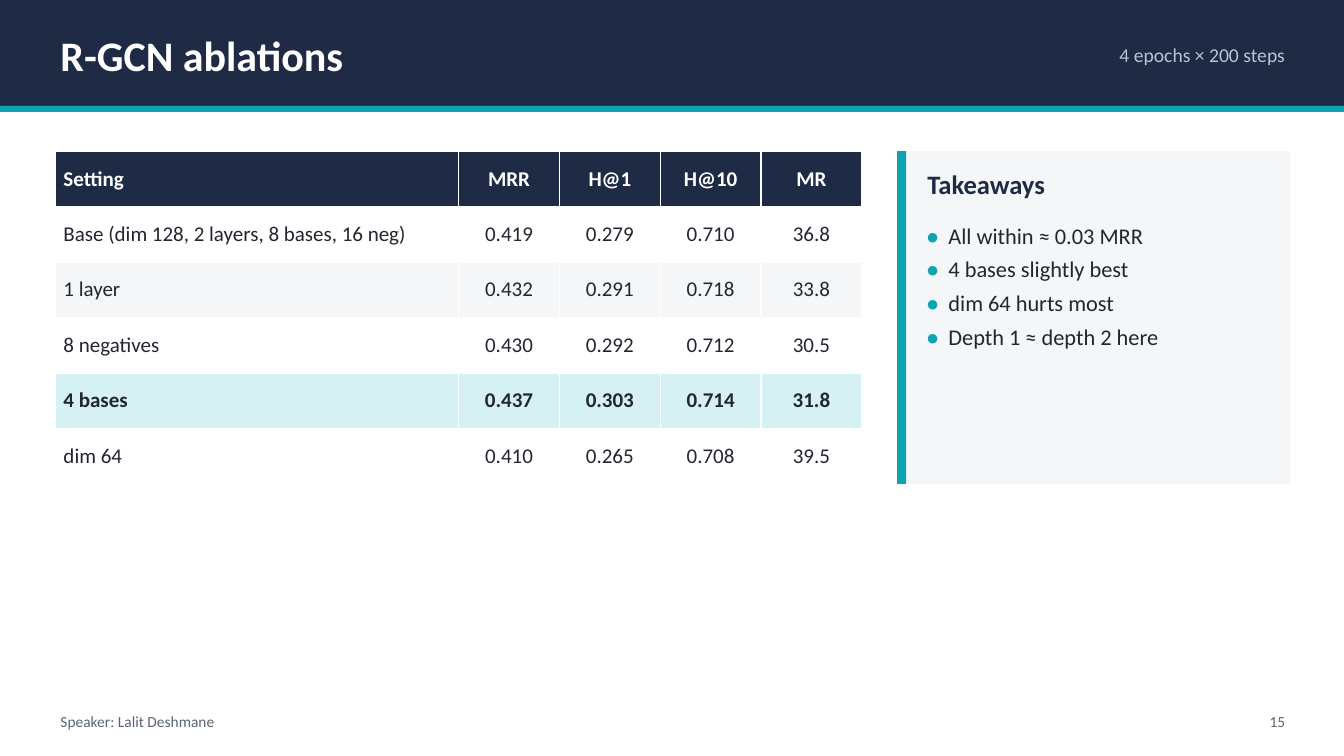
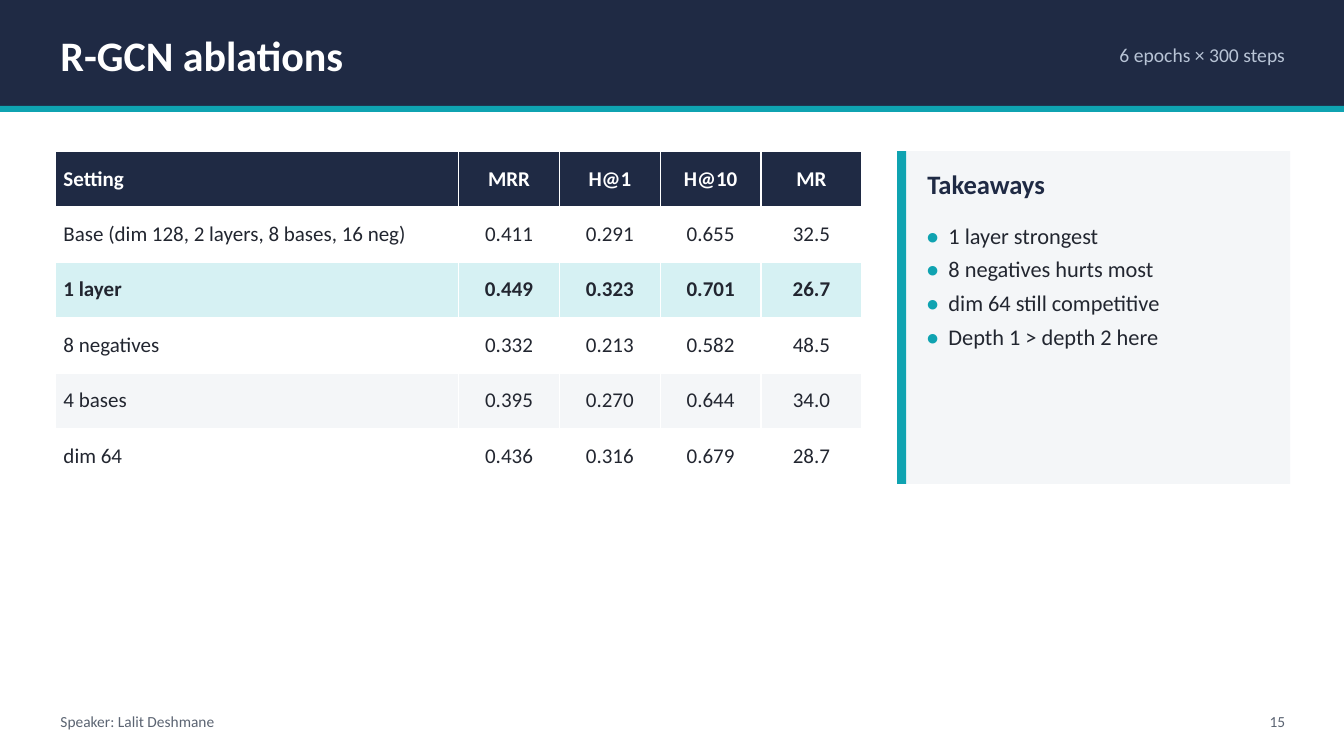
Before and after one commit to Charanponaganti/Knowledge-Graph-Completion-with-R-GCN-CompGCN, a slide deck: slide 15 of report/slides/kg_completion_presentation.pptx. Drawn at 1344x756 pixels with LibreOffice and Linux fonts; fonts in the diff are those of the drawing. Boxes give left, top, right and bottom in pixels: in the first picture for what was removed or moved away, otherwise in the second. Text is boxed around its words. In the diff, an @@ line names an element or a change of style, - is before the commit and + after.

```diff
--- a/report/slides/kg_completion_presentation.pptx
+++ b/report/slides/kg_completion_presentation.pptx
@@ text at (x1=1119, y1=48, x2=1285, y2=65): text changed @@
-4 epochs × 200 steps
+6 epochs × 300 steps
@@ table at (x1=55, y1=151, x2=862, y2=484) @@
-row 2: Base (dim 128, 2 layers, 8 bases, 16 neg) | 0.419 | 0.279 | 0.710 | 36.8
+row 2: Base (dim 128, 2 layers, 8 bases, 16 neg) | 0.411 | 0.291 | 0.655 | 32.5
-row 3: 1 layer | 0.432 | 0.291 | 0.718 | 33.8
+row 3: 1 layer | 0.449 | 0.323 | 0.701 | 26.7
-row 4: 8 negatives | 0.430 | 0.292 | 0.712 | 30.5
+row 4: 8 negatives | 0.332 | 0.213 | 0.582 | 48.5
-row 5: 4 bases | 0.437 | 0.303 | 0.714 | 31.8
+row 5: 4 bases | 0.395 | 0.270 | 0.644 | 34.0
-row 6: dim 64 | 0.410 | 0.265 | 0.708 | 39.5
+row 6: dim 64 | 0.436 | 0.316 | 0.679 | 28.7
@@ fill #F4F6F8 to #D6F1F3 in row 3 @@
@@ fill #D6F1F3 to #F4F6F8 in row 5 @@
@@ bold on in "1 layer" @@
@@ bold off in "4 bases" @@
@@ text at (x1=948, y1=228, x2=1159, y2=349): text changed @@
-• All within ≈ 0.03 MRR
-• 4 bases slightly best
-• dim 64 hurts most
-• Depth 1 ≈ depth 2 here
+• 1 layer strongest
+• 8 negatives hurts most
+• dim 64 still competitive
+• Depth 1 > depth 2 here
```
Also in this commit, not shown: 8 other slides changed, 27 other files.
